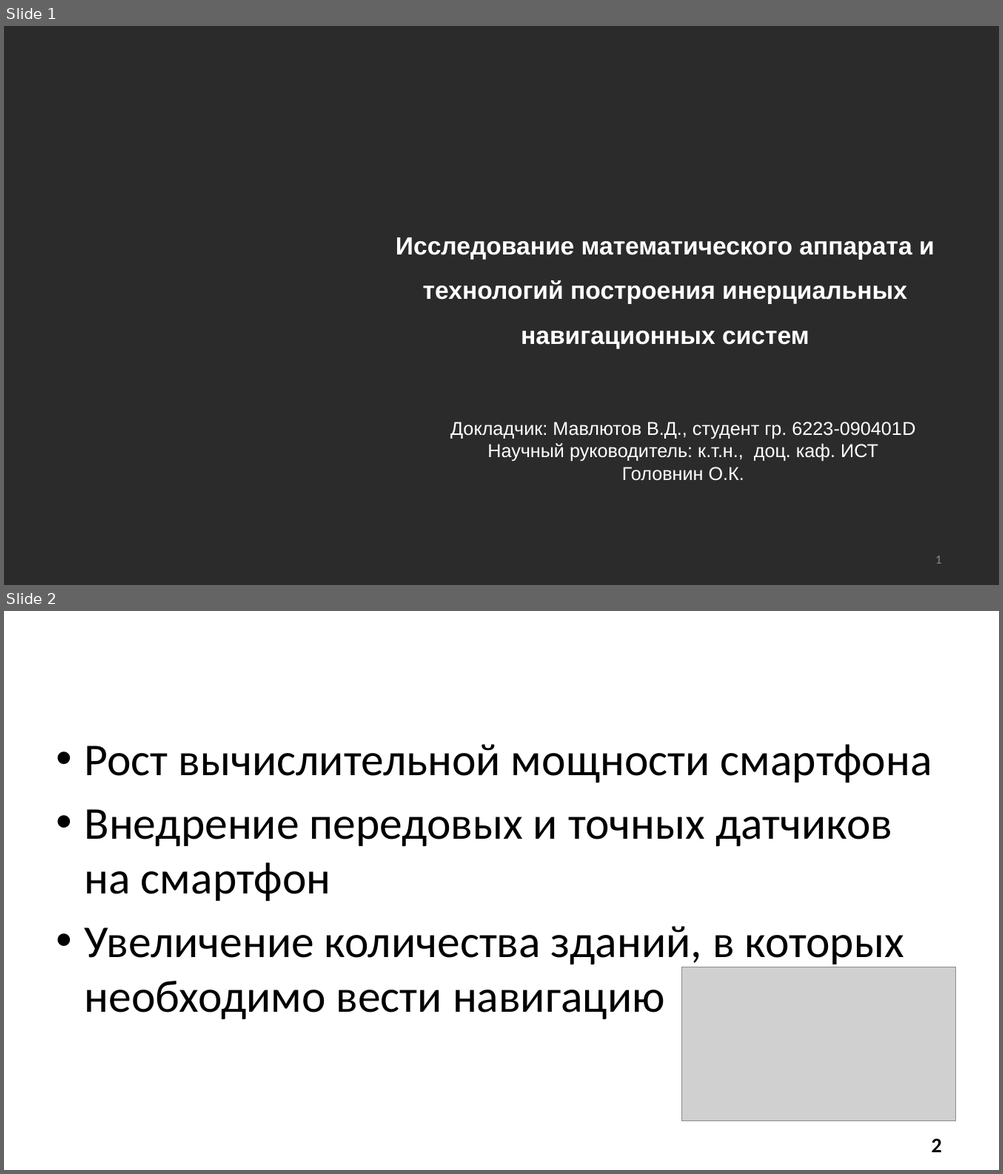
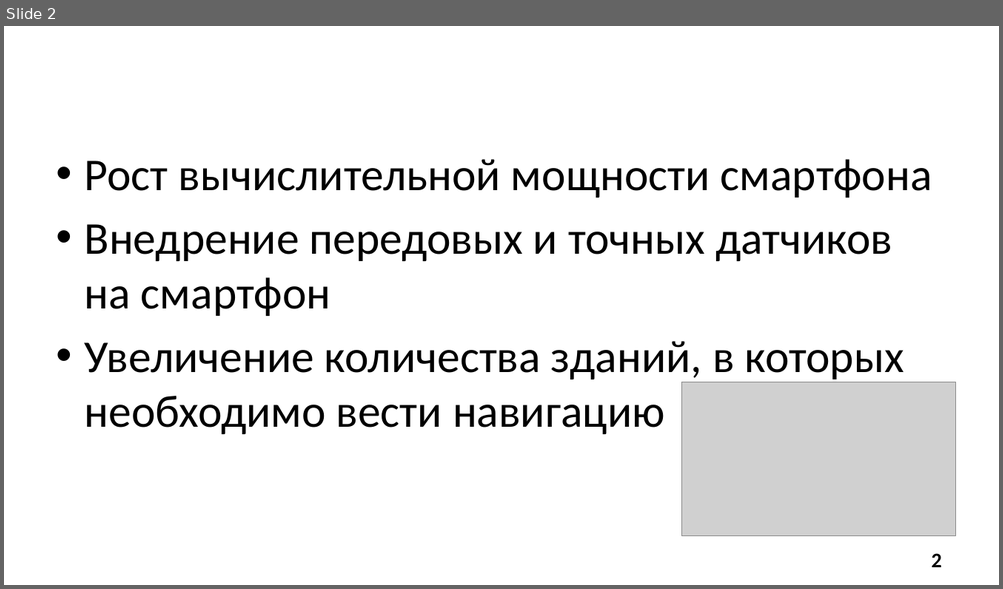
Before and after one commit to SonicRun/DiplomMaga, a slide deck: Mavlyutov_V_D_prezentatsia.pptx. Shown one above the other, each under a label of ours: slides 1 and 2 before the commit, slide 2 after it. The pictures are 1003x1174 and 1003x589 pixels, drawn with LibreOffice and Linux fonts; fonts in the diff are those of the drawing; grey boxes stand for pictures; background and template pictures are left out; a plain dark background stands for a picture behind light text. Boxes give left, top, right and bottom in pixels: in the first picture for what was removed or moved away, otherwise in the second. Text is boxed around its words. In the diff, an @@ line names an element or a change of style, - is before the commit and + after.

```diff
--- a/Mavlyutov_V_D_prezentatsia.pptx
+++ b/Mavlyutov_V_D_prezentatsia.pptx
@@ slide 1 removed at bbox=[4, 26, 999, 585], background picture (left out) @@
@@ text removed at bbox=[395, 238, 934, 349] @@
-Исследование математического аппарата и технологий построения инерциальных навигационных систем
@@ text removed at bbox=[450, 422, 915, 481] @@
-Докладчик: Мавлютов В.Д., студент гр. 6223-090401D
-Научный руководитель: к.т.н., доц. каф. ИСТ Головнин О.К.
@@ page number removed at bbox=[935, 556, 941, 564] @@
-1
```
Also in this commit, not shown: 2 slides added.
